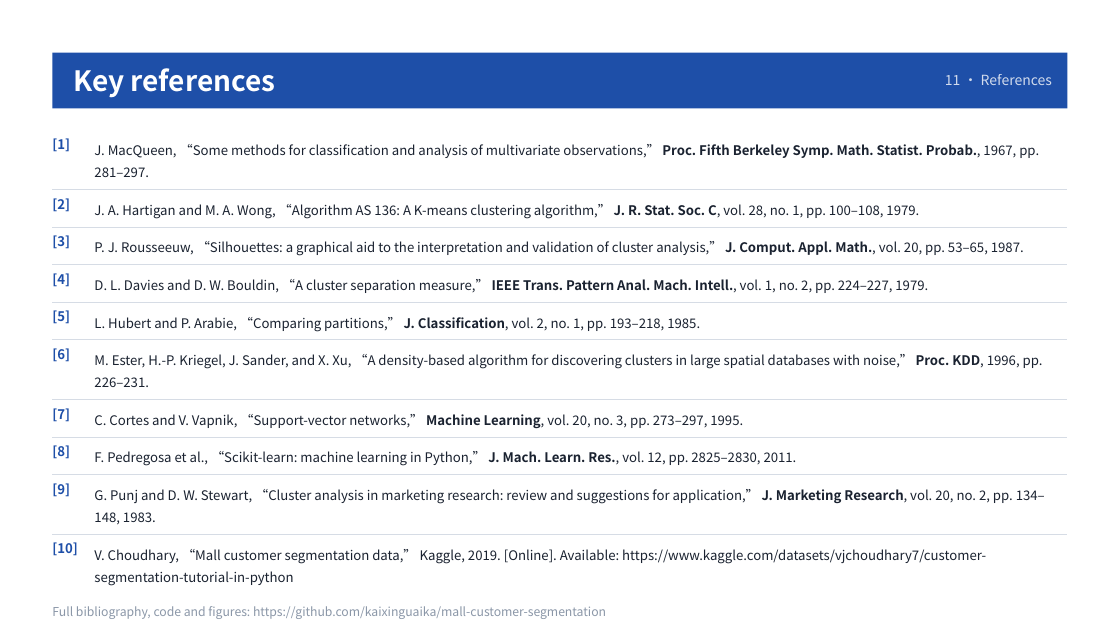
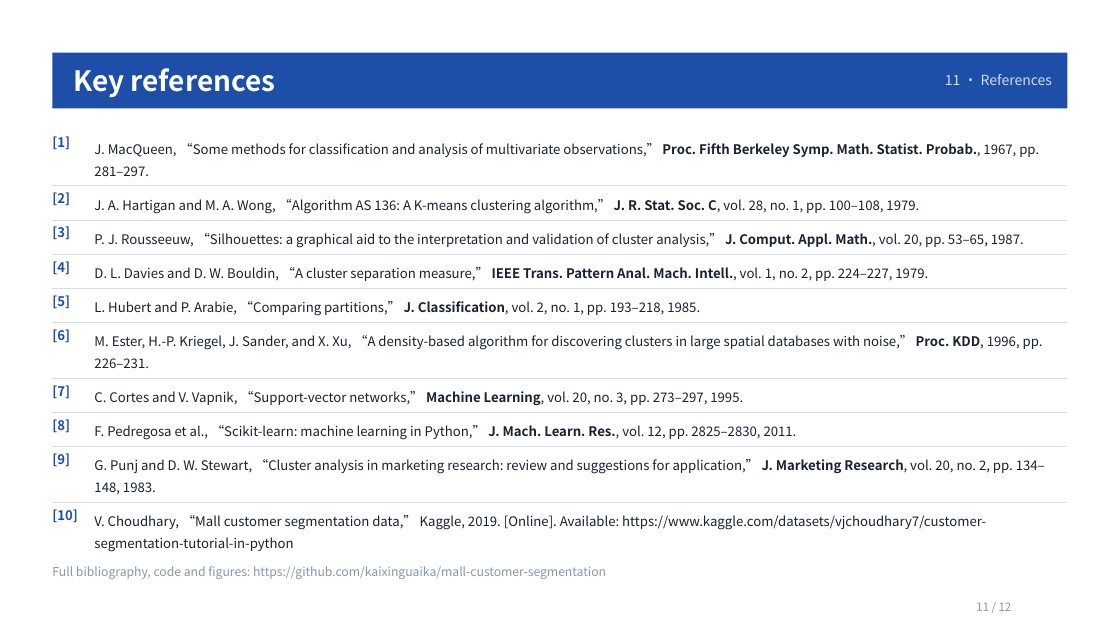
Before and after one commit to kaixinguaika/mall-customer-segmentation, a slide deck: slide 11 of slides/Mall_Customer_Segmentation.pptx. Drawn at 1120x630 pixels with LibreOffice and Linux fonts; fonts in the diff are those of the drawing. Boxes give left, top, right and bottom in pixels: in the first picture for what was removed or moved away, otherwise in the second. Text is boxed around its words. In the diff, an @@ line names an element or a change of style, - is before the commit and + after.

Commit message:
Restore page numbers in the bottom safe margin
Page numbers only (no left-hand footer caption), at y=686 below all body text.
Tightened slides 6, 8 and 11 so their content clears the number band.
Verified in a PowerPoint PDF export (slides 2 and 11).

```diff
--- a/slides/Mall_Customer_Segmentation.pptx
+++ b/slides/Mall_Customer_Segmentation.pptx
@@ freeform shape at <box>52,129,1067,187</box>: outline redrawn @@
@@ text "[2]": place and size @@
-text "[2]" at <box>52,198,70,212</box>
+text "[2]" at <box>52,192,70,206</box>
@@ freeform shape: place and size @@
-freeform shape at <box>52,189,1067,228</box>
+freeform shape at <box>52,186,1067,221</box>
@@ text "J. A. Hartigan and M. ...": place and size @@
-text "J. A. Hartigan and M. ..." at <box>94,204,919,219</box>
+text "J. A. Hartigan and M. ..." at <box>94,199,919,214</box>
@@ 4 texts, 2 freeform shapes: place and size @@
-4 texts, 2 freeform shapes at <box>52,227,1067,303</box>
+4 texts, 2 freeform shapes at <box>52,219,1067,289</box>
@@ 2 texts, 1 freeform shape: place and size @@
-2 texts, 1 freeform shape at <box>52,302,1067,340</box>
+2 texts, 1 freeform shape at <box>52,288,1067,323</box>
@@ text "[6]": place and size @@
-text "[6]" at <box>52,348,70,362</box>
+text "[6]" at <box>52,329,70,343</box>
@@ freeform shape: place and size @@
-freeform shape at <box>52,339,1067,400</box>
+freeform shape at <box>52,322,1067,379</box>
@@ text "M. Ester, H.-P. Kriegel, J. ...": place and size @@
-text "M. Ester, H.-P. Kriegel, J. ..." at <box>94,354,1043,387</box>
+text "M. Ester, H.-P. Kriegel, J. ..." at <box>94,335,1043,368</box>
@@ freeform shape: place and size @@
-freeform shape at <box>52,475,1067,535</box>
+freeform shape at <box>52,378,1067,413</box>
@@ freeform shape: place and size @@
-freeform shape at <box>52,399,1067,438</box>
+freeform shape at <box>52,413,1067,448</box>
@@ 4 texts: place and size @@
-4 texts at <box>52,408,797,466</box>
+4 texts at <box>52,385,797,440</box>
@@ freeform shape: place and size @@
-freeform shape at <box>52,437,1067,476</box>
+freeform shape at <box>52,446,1067,503</box>
@@ text "[9]": place and size @@
-text "[9]" at <box>52,483,70,497</box>
+text "[9]" at <box>52,453,70,467</box>
@@ text "G. Punj and D. W. ...": place and size @@
-text "G. Punj and D. W. ..." at <box>94,489,1045,525</box>
+text "G. Punj and D. W. ..." at <box>94,459,1045,495</box>
@@ text "[10]": place and size @@
-text "[10]" at <box>52,542,77,556</box>
+text "[10]" at <box>52,509,77,523</box>
@@ text "V. Choudhary, “Mall customer segmentation ...": place and size @@
-text "V. Choudhary, “Mall customer segmentation ..." at <box>94,549,986,586</box>
+text "V. Choudhary, “Mall customer segmentation ..." at <box>94,515,986,552</box>
@@ text "Full bibliography, code and figures: ...": place and size @@
-text "Full bibliography, code and figures: ..." at <box>52,606,606,619</box>
+text "Full bibliography, code and figures: ..." at <box>52,566,606,579</box>
@@ text added at <box>976,602,1012,611</box>, 9.8 pt, text #8B97A8 @@
+11 / 12
```
Also in this commit, not shown: 10 other slides changed, 12 other files.
